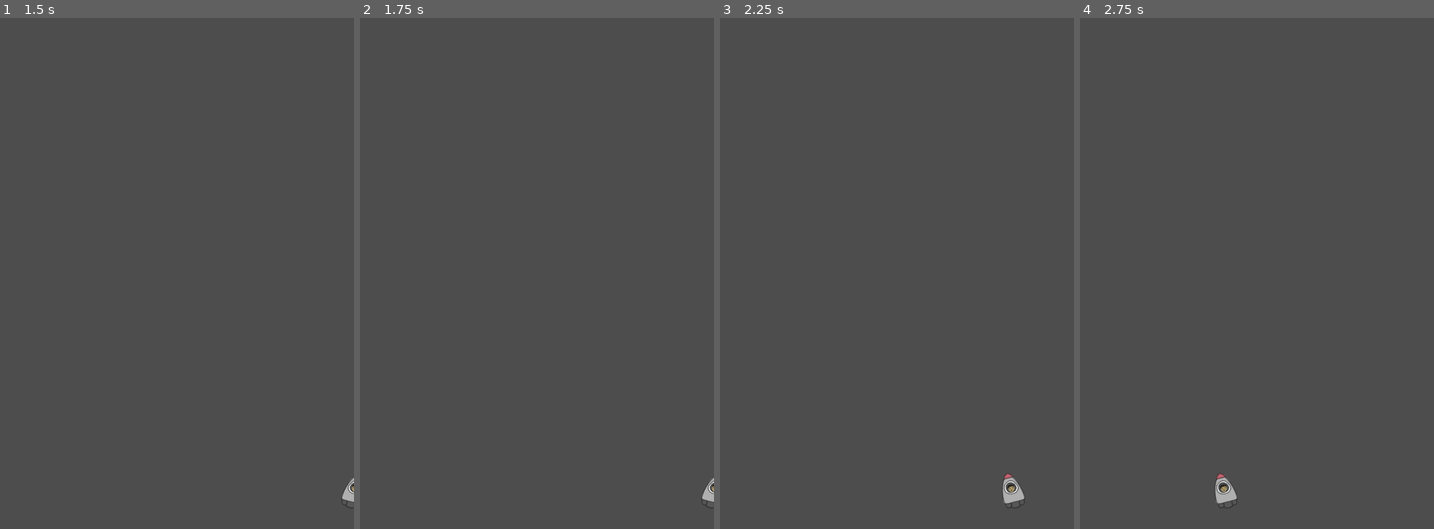
Above: before the commit, frames 1-4 (left to right).
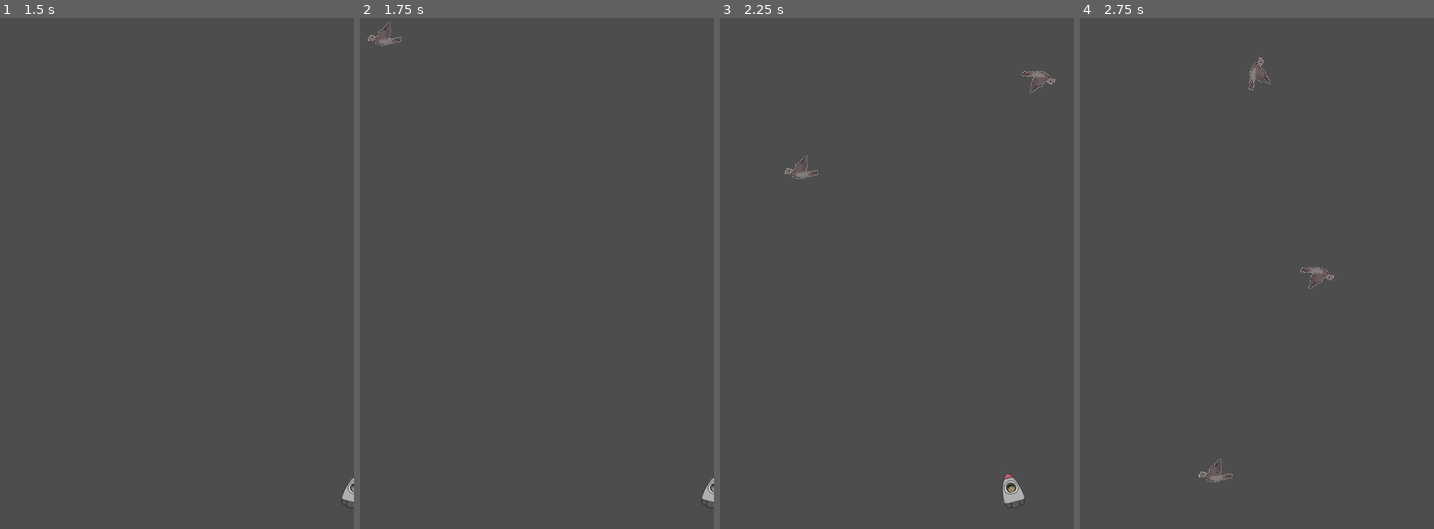
Above: after the commit, the same moments.

Repository: siddydutta/DYHTG-2024-SpaceEscape
Game: Godot game, scene res://main.tscn
Same seed, same stepped clock (60 frames per second), same inputs: the game is played once before the commit and once after it. Before the commit the project has no main scene; this scene is started directly in both runs.
Inputs:
- Up to frame 1 (1.5 s): tap Enter at 0.5 s; hold Right (move_right) from 0.53 s (still down)
- Up to frame 2 (1.75 s): keep holding Right (move_right)
- Up to frame 3 (2.25 s): release Right (move_right) at 2.03 s; hold Left (move_left) from 2.03 s (still down)
- Up to frame 4 (2.75 s): keep holding Left (move_left)

Frame 1 is identical in both runs. In frame 2, 0.1% of the frame differs, in the area x 2-12%, y 0-6%; in frame 3, 0.3%; in frame 4, 0.6%, in the area x 33-72%, y 7-96%.

Commit message:
Mobs Added to the game.
* Random generated mobs added to the game.

Diff:
--- a/main.gd
+++ b/main.gd
@@ -12,7 +12,7 @@
 	pass
 
 func game_over():
-	$ScoreTimer.stop()
+	$ElevationTimer.stop()
 	$MobTimer.stop()
 
 func new_game():
@@ -20,9 +20,40 @@
 	$Player.start($StartPosition.position)
 	$StartTimer.start()
 
-func _on_score_timer_timeout():
-	score += 1
+#func _on_score_timer_timeout():
+	#score += 1
 
 func _on_start_timer_timeout():
 	$MobTimer.start()
-	$ScoreTimer.start()
+	$ElevationTimer.start()
+
+
+
+func _on_mob_timer_timeout():
+	# Create a new instance of the Mob scene.
+	var mob = mob_scene.instantiate()
+
+	# Choose a random location on Path2D.
+	var mob_spawn_location = $MobPath/MobSpawnLocation
+	mob_spawn_location.progress_ratio = randf()
+
+	# Set the mob's direction perpendicular to the path direction.
+	var direction = mob_spawn_location.rotation + PI / 2
+
+	# Set the mob's position to a random location.
+	mob.position = mob_spawn_location.position
+
+	# Add some randomness to the direction.
+	direction += randf_range(-PI / 4, PI / 4)
+	mob.rotation = direction
+
+	# Choose the velocity for the mob.
+	var velocity = Vector2(randf_range(150.0, 250.0), 0.0)
+	mob.linear_velocity = velocity.rotated(direction)
+
+	# Spawn the mob by adding it to the Main scene.
+	add_child(mob)
+
+
+func _on_elevation_timer_timeout() -> void:
+	score += 1
--- a/main.tscn
+++ b/main.tscn
@@ -1,10 +1,18 @@
-[gd_scene load_steps=3 format=3 uid="uid://b24eit6703syq"]
+[gd_scene load_steps=5 format=3 uid="uid://b24eit6703syq"]
 
 [ext_resource type="PackedScene" uid="uid://bqds5kpqglm8d" path="res://Player.tscn" id="1_iwmrs"]
 [ext_resource type="Script" path="res://main.gd" id="1_t4vn5"]
+[ext_resource type="PackedScene" uid="uid://bsd05luwllfjk" path="res://mob.tscn" id="2_quhpm"]
+
+[sub_resource type="Curve2D" id="Curve2D_euxua"]
+_data = {
+"points": PackedVector2Array(0, 0, 0, 0, 0, 4, 0, 0, 0, 0, 0, 0, 0, 0, 0, 0, 480, 8, 0, 0, 0, 0, 480, 64, 0, 0, 0, 0, 0, 64, 0, 0, 0, 0, 0, 8)
+}
+point_count = 6
 
 [node name="Main" type="Node"]
 script = ExtResource("1_t4vn5")
+mob_scene = ExtResource("2_quhpm")
 
 [node name="Player" parent="." instance=ExtResource("1_iwmrs")]
 
@@ -18,3 +26,15 @@
 
 [node name="StartPosition" type="Marker2D" parent="."]
 position = Vector2(240, 640)
+
+[node name="MobPath" type="Path2D" parent="."]
+curve = SubResource("Curve2D_euxua")
+
+[node name="MobSpawnLocation" type="PathFollow2D" parent="MobPath"]
+position = Vector2(0, 4)
+rotation = -1.5708
+
+[connection signal="hit" from="Player" to="." method="game_over"]
+[connection signal="timeout" from="MobTimer" to="." method="_on_mob_timer_timeout"]
+[connection signal="timeout" from="ElevationTimer" to="." method="_on_elevation_timer_timeout"]
+[connection signal="timeout" from="StartTimer" to="." method="_on_start_timer_timeout"]
--- /dev/null
+++ b/mob.gd
@@ -0,0 +1,14 @@
+extends RigidBody2D
+
+
+# Called when the node enters the scene tree for the first time.
+func _ready():
+	var mob_types = $AnimatedSprite2D.sprite_frames.get_animation_names()
+	$AnimatedSprite2D.play(mob_types[randi() % mob_types.size()])
+
+# Called every frame. 'delta' is the elapsed time since the previous frame.
+func _process(delta: float) -> void:
+	pass
+
+func _on_visible_on_screen_notifier_2d_screen_exited():
+	queue_free()
--- /dev/null
+++ b/mob.tscn
@@ -0,0 +1,38 @@
+[gd_scene load_steps=5 format=3 uid="uid://bsd05luwllfjk"]
+
+[ext_resource type="Texture2D" uid="uid://datkjweq1auv2" path="res://art/bird-1.png" id="1_bjq7h"]
+[ext_resource type="Texture2D" uid="uid://bgxj24pc60dpo" path="res://art/bird-2.png" id="2_bl85m"]
+
+[sub_resource type="SpriteFrames" id="SpriteFrames_moe2g"]
+animations = [{
+"frames": [{
+"duration": 1.0,
+"texture": ExtResource("1_bjq7h")
+}, {
+"duration": 1.0,
+"texture": ExtResource("2_bl85m")
+}],
+"loop": true,
+"name": &"Falling",
+"speed": 5.0
+}]
+
+[sub_resource type="CapsuleShape2D" id="CapsuleShape2D_vbppe"]
+radius = 21.0
+height = 42.0
+
+[node name="Mob" type="RigidBody2D"]
+collision_mask = 0
+
+[node name="AnimatedSprite2D" type="AnimatedSprite2D" parent="."]
+scale = Vector2(0.5, 0.5)
+sprite_frames = SubResource("SpriteFrames_moe2g")
+animation = &"Falling"
+metadata/_edit_group_ = true
+
+[node name="CollisionShape2D" type="CollisionShape2D" parent="."]
+shape = SubResource("CapsuleShape2D_vbppe")
+metadata/_edit_group_ = true
+
+[node name="VisibleOnScreenNotifier2D" type="VisibleOnScreenNotifier2D" parent="."]
+metadata/_edit_group_ = true
--- a/project.godot
+++ b/project.godot
@@ -11,6 +11,7 @@
 [application]
 
 config/name="SpaceEscape"
+run/main_scene="res://main.tscn"
 config/features=PackedStringArray("4.3", "Forward Plus")
 config/icon="res://icon.svg"
 
Not shown, added: art/bird-1.png.import
Not shown, added: art/bird-2.png.import
